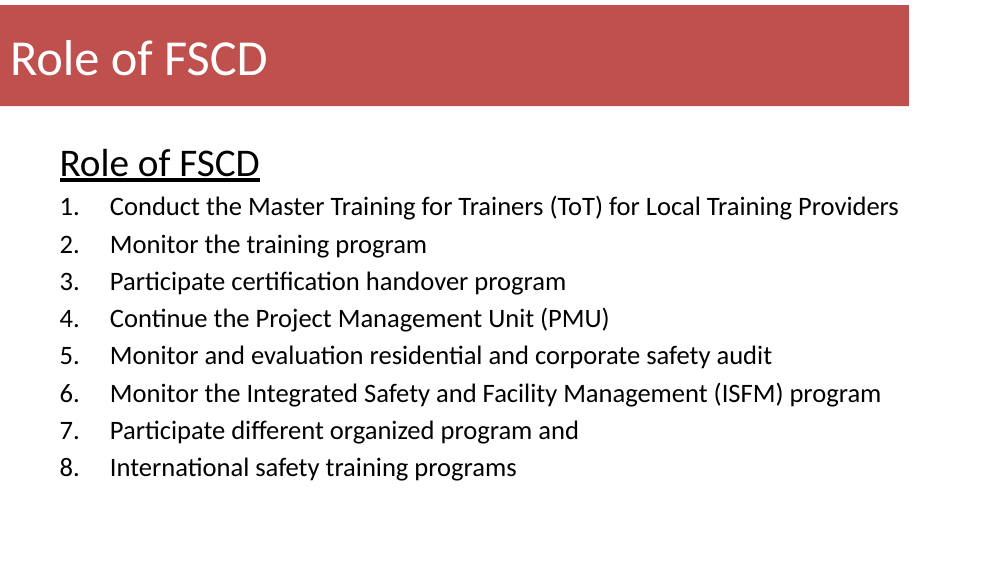
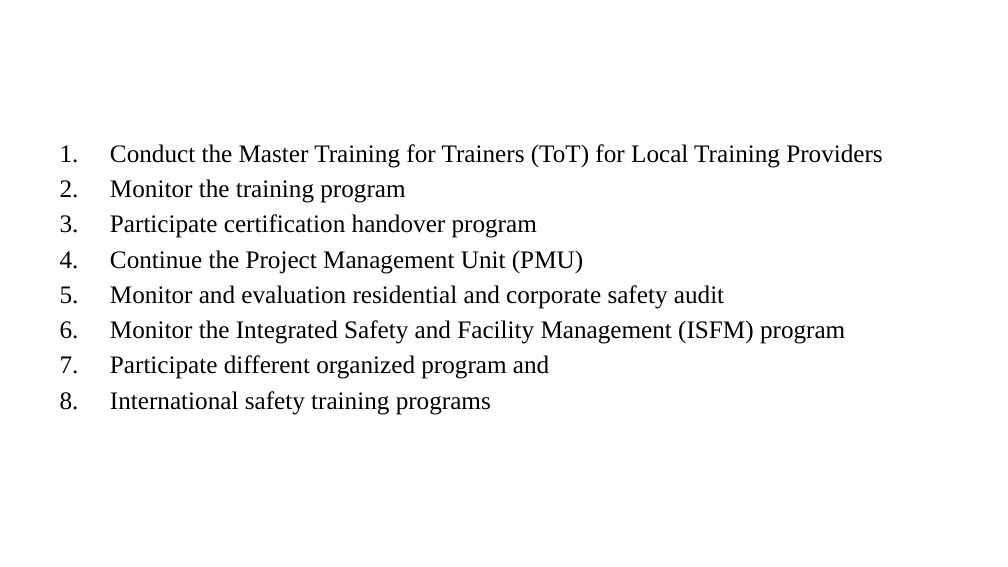
Before and after one commit to Shuvoneel/SRCL, a slide deck: slide 13 of Fire/Proposal_on_Fire_Preparedness.pptx. Drawn at 1008x567 pixels with LibreOffice and Linux fonts; fonts in the diff are those of the drawing; background and template pictures are left out. Boxes give left, top, right and bottom in pixels: in the first picture for what was removed or moved away, otherwise in the second. Text is boxed around its words. In the diff, an @@ line names an element or a change of style, - is before the commit and + after.

```diff
--- a/Fire/Proposal_on_Fire_Preparedness.pptx
+++ b/Fire/Proposal_on_Fire_Preparedness.pptx
@@ title "Role of FSCD": place and size @@
-title "Role of FSCD" at [0,5,909,106]
+title "Role of FSCD" at [49,14,353,99]
@@ title "Role of FSCD" at [49,14,353,99]: size 36 to 32.4 pt, font Calibri to Times New Roman, bold on; fill #C0504D to none @@
@@ text "Conduct the Master Training for ..." at [110,144,882,415]: size 19 to 18 pt, font Calibri to Times New Roman; alignment left to justified @@
@@ text at [60,148,259,182]: paragraph removed @@
-Role of FSCD
```
Also in this commit, not shown: 22 other slides changed, 8 other files.
